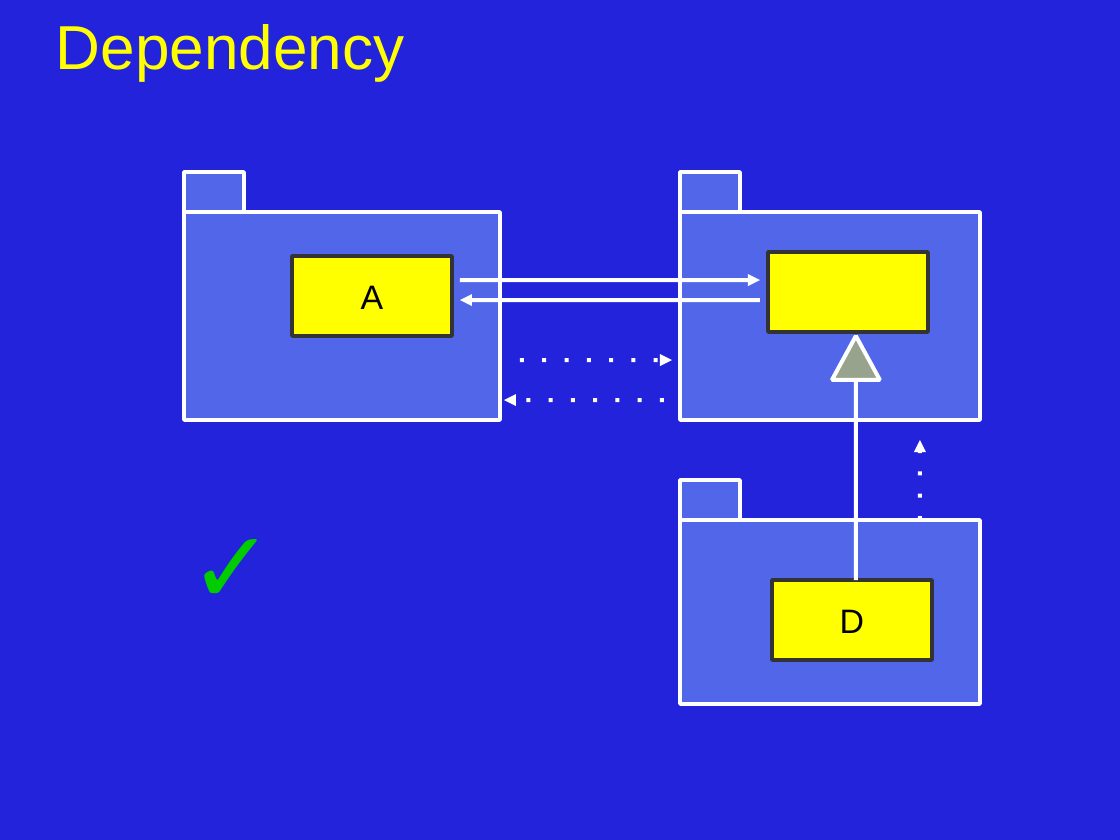
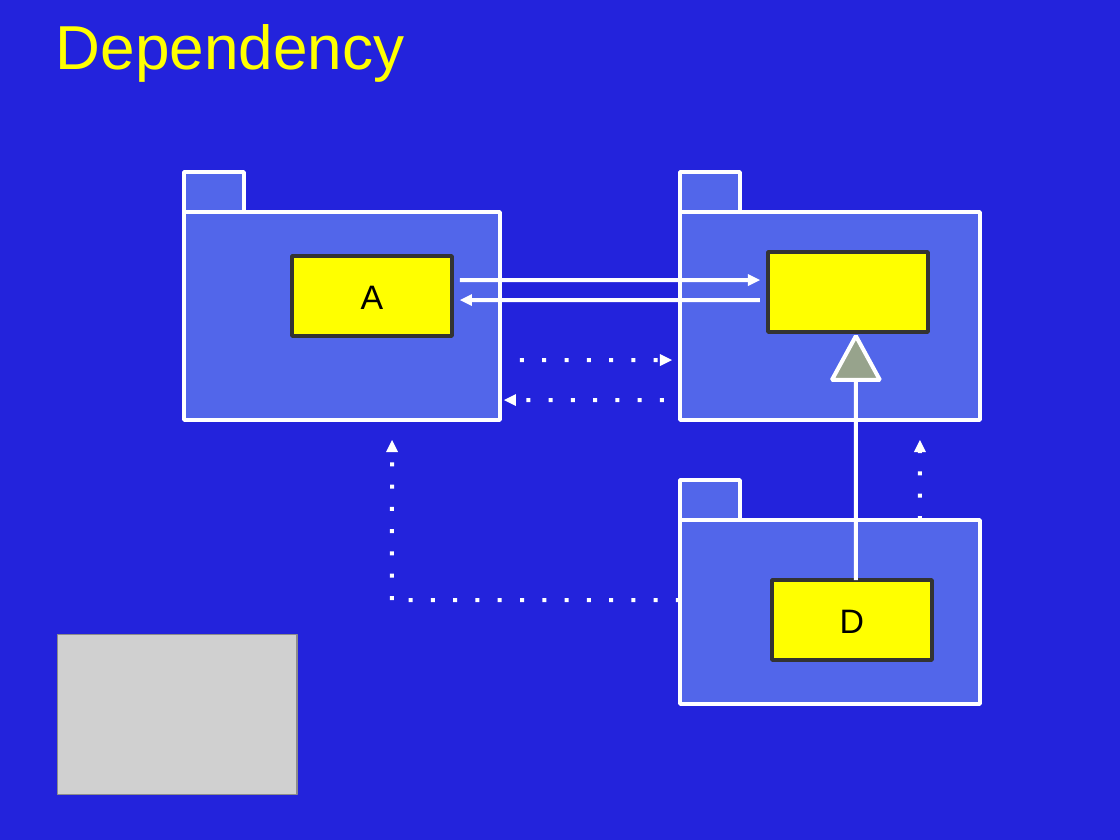
Before and after one commit to JonJagger/two-day-courses, a slide deck: slide 17 of cppf/08_Object_Oriented_Programming.odp (slide 14 before the commit). Drawn at 1120x840 pixels with LibreOffice and Linux fonts; fonts in the diff are those of the drawing; grey boxes stand for pictures. Boxes give left, top, right and bottom in pixels: in the first picture for what was removed or moved away, otherwise in the second. Text is boxed around its words. In the diff, an @@ line names an element or a change of style, - is before the commit and + after.

```diff
--- a/cppf/08_Object_Oriented_Programming.odp
+++ b/cppf/08_Object_Oriented_Programming.odp
@@ arrow added from (392, 601) to (392, 440), #FFFFFF 2.83 pt @@
@@ text removed at bbox=[180, 497, 678, 629] @@
-✓
@@ line added from (680, 601) to (400, 601), #FFFFFF 2.83 pt @@
@@ picture added at bbox=[57, 634, 297, 794] @@
```
Also in this commit, not shown: 5 other slides changed, 4 slides added.
